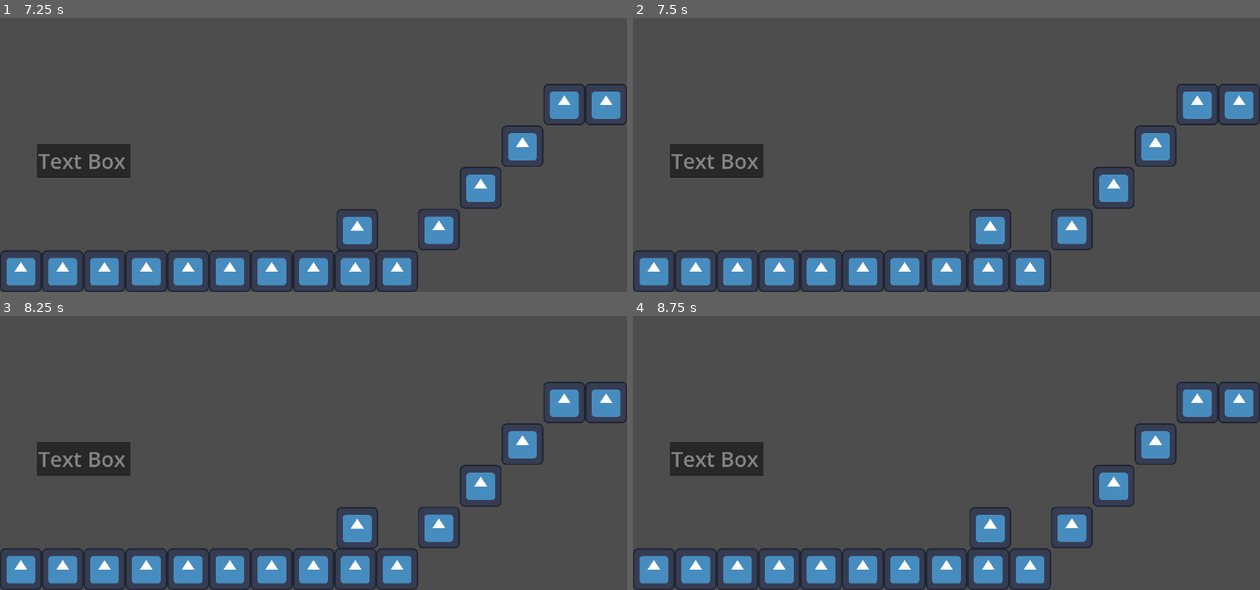
Above: before the commit, frames 1-4 (two rows, left to right).
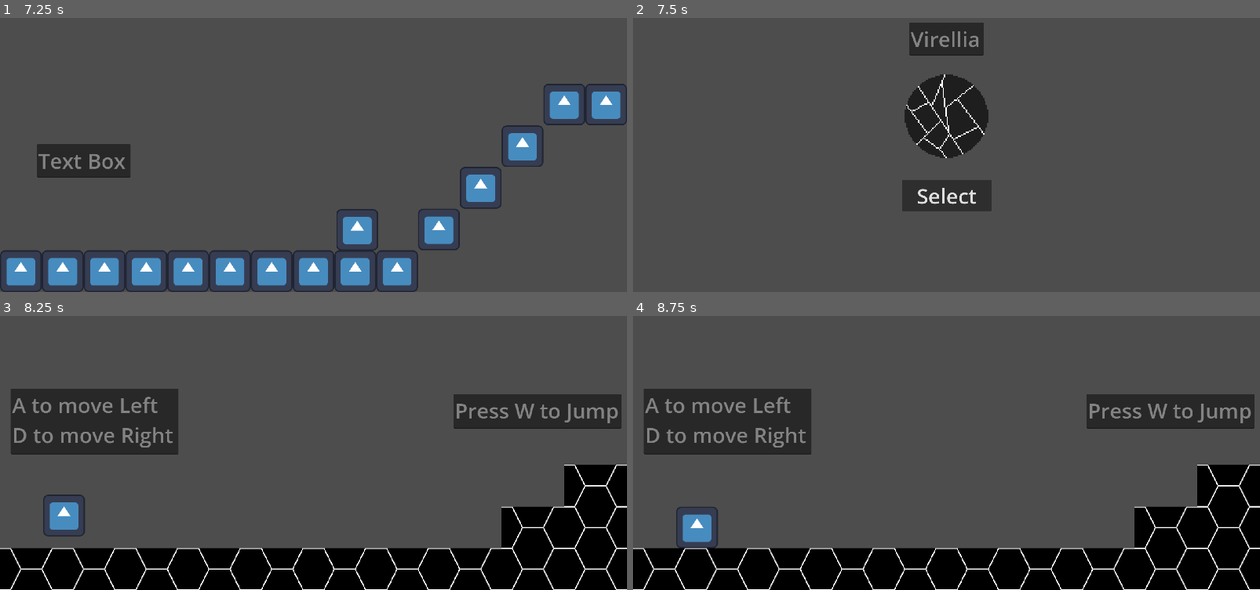
Above: after the commit, the same moments.

Repository: Shadow-Diamond/Platformer
Game: Godot game, scene res://Level-Scenes/Tutorial.tscn
Same seed, same stepped clock (60 frames per second), same inputs: the game is played once before the commit and once after it. Before the commit the project has no main scene; this scene is started directly in both runs. The engine's default icon, where the game draws it, is replaced by a stand-in: a white triangle on a blue panel in a dark square.
Inputs (mouse positions are in pixels of both pictures, inside the frame that each line leads up to):
- Up to frame 1 (7.25 s): hold D (Right) 0.53-2.03 s; tap W (Up) at 0.77, 1.52, 3.02, 3.77, 4.52, 6.02, 6.77 s; hold A (Left) 2.03-2.78 s; hold D (Right) 2.78-4.28 s; tap Enter at 4.25, 6.5 s; hold A (Left) 4.28-5.03 s; hold D (Right) 5.03-5.78 s; tap Space at 5.75 s; hold A (Left) from 5.78 s (still down)
- Up to frame 2 (7.5 s): tap Space at 7.25 s; release A (Left) at 7.28 s; hold D (Right) from 7.28 s (still down)
- Up to frame 3 (8.25 s): tap W (Up) at 7.52 s; release D (Right) at 8 s; click (313, 494) at 8 s, where only the run after the commit has a clickable "Select"
- Up to frame 4 (8.75 s): no input

Frame 1 is identical in both runs. In frame 2, 17% of the frame differs, in the area x 0-100%, y 1-100%; in frame 3, 33%, in the area x 0-100%, y 24-100%; in frame 4, 33%.

Commit message:
Many Things
Started tutorial level, added level select, made it so when the player dies the camera doesn't follow them into the void, and added a GameManager

Diff:
--- a/Character-Scenes/Enemy-Scenes/Virellia/Shardback_Crawler.tscn
+++ b/Character-Scenes/Enemy-Scenes/Virellia/Shardback_Crawler.tscn
@@ -1,7 +1,7 @@
 [gd_scene load_steps=16 format=3 uid="uid://n8w37b6pwmen"]
 
 [ext_resource type="Script" uid="uid://35ffb8r8ldlu" path="res://Scripts/Virellia/shardback_crawler.gd" id="1_vk2dh"]
-[ext_resource type="Texture2D" uid="uid://di7u3ure5gtnt" path="res://Textures/Virellia/Enemy_Textures/Shardback_Crawler.png" id="2_d572j"]
+[ext_resource type="Texture2D" uid="uid://di7u3ure5gtnt" path="res://Textures/Virellia/enemy_textures/Shardback_Crawler.png" id="2_d572j"]
 
 [sub_resource type="AtlasTexture" id="AtlasTexture_55rtx"]
 atlas = ExtResource("2_d572j")
--- a/Character-Scenes/Player-Scenes/Player.tscn
+++ b/Character-Scenes/Player-Scenes/Player.tscn
@@ -51,8 +51,9 @@
 wait_time = 0.5
 one_shot = true
 
-[node name="respawn_delay" type="Timer" parent="."]
+[node name="restart_timer" type="Timer" parent="."]
+wait_time = 3.0
 one_shot = true
 
 [connection signal="timeout" from="death_delay" to="." method="_on_death_delay_timeout"]
-[connection signal="timeout" from="respawn_delay" to="." method="_on_respawn_delay_timeout"]
+[connection signal="timeout" from="restart_timer" to="." method="restart"]
--- /dev/null
+++ b/Level-Scenes/LevelSelect.tscn
@@ -0,0 +1,43 @@
+[gd_scene load_steps=3 format=3 uid="uid://db5iqo73sxwwa"]
+
+[ext_resource type="Script" uid="uid://54rojnvcotxl" path="res://Scripts/level_select.gd" id="1_avrp6"]
+[ext_resource type="Texture2D" uid="uid://q40w3652nrq3" path="res://Textures/Virellia/other_textures/Virellia.png" id="2_gy62r"]
+
+[node name="LevelSelect" type="Node2D"]
+script = ExtResource("1_avrp6")
+
+[node name="Virellia" type="Node2D" parent="."]
+
+[node name="Sprite2D" type="Sprite2D" parent="Virellia"]
+scale = Vector2(4, 4)
+texture = ExtResource("2_gy62r")
+
+[node name="TextEdit" type="TextEdit" parent="Virellia"]
+offset_left = -114.0
+offset_top = -288.0
+offset_right = 114.0
+offset_bottom = -187.0
+theme_override_font_sizes/font_size = 64
+text = "Virellia"
+editable = false
+context_menu_enabled = false
+emoji_menu_enabled = false
+shortcut_keys_enabled = false
+selecting_enabled = false
+deselect_on_focus_loss_enabled = false
+drag_and_drop_selection_enabled = false
+virtual_keyboard_enabled = false
+middle_mouse_paste_enabled = false
+empty_selection_clipboard_enabled = false
+
+[node name="Camera2D" type="Camera2D" parent="."]
+
+[node name="Button" type="Button" parent="Camera2D"]
+offset_left = -136.0
+offset_top = 196.0
+offset_right = 138.0
+offset_bottom = 292.0
+theme_override_font_sizes/font_size = 64
+text = "Select"
+
+[connection signal="pressed" from="Camera2D/Button" to="." method="_on_button_pressed"]
--- a/Level-Scenes/Virellia.tscn
+++ b/Level-Scenes/Virellia/Virellia_1.tscn
@@ -1,8 +1,9 @@
-[gd_scene load_steps=4 format=4 uid="uid://d1mq3j5dynrpm"]
+[gd_scene load_steps=5 format=4 uid="uid://d1mq3j5dynrpm"]
 
 [ext_resource type="PackedScene" uid="uid://crrp8ng8lxo4o" path="res://TileMaps/Virellia_Ground.tscn" id="1_vupj3"]
 [ext_resource type="PackedScene" uid="uid://ir14n1jx3qm8" path="res://Character-Scenes/Player-Scenes/Player.tscn" id="3_jpxfj"]
 [ext_resource type="PackedScene" uid="uid://n8w37b6pwmen" path="res://Character-Scenes/Enemy-Scenes/Virellia/Shardback_Crawler.tscn" id="3_vupj3"]
+[ext_resource type="Script" uid="uid://bmxq284f3n4f2" path="res://Scripts/follow_cam.gd" id="4_21lb3"]
 
 [node name="Virellia" type="Node2D"]
 
@@ -14,4 +15,44 @@
 Jump_Velocity = 960.0
 
 [node name="ShardbackCrawler" parent="." instance=ExtResource("3_vupj3")]
-position = Vector2(1365, -377)
+position = Vector2(2489, -755)
+
+[node name="TextEdit" type="TextEdit" parent="."]
+offset_left = 33.0
+offset_top = -619.0
+offset_right = 547.0
+offset_bottom = -417.0
+theme_override_font_sizes/font_size = 64
+text = "A to move Left
+D to move Right"
+editable = false
+context_menu_enabled = false
+emoji_menu_enabled = false
+shortcut_keys_enabled = false
+selecting_enabled = false
+deselect_on_focus_loss_enabled = false
+drag_and_drop_selection_enabled = false
+virtual_keyboard_enabled = false
+middle_mouse_paste_enabled = false
+empty_selection_clipboard_enabled = false
+
+[node name="TextEdit2" type="TextEdit" parent="."]
+offset_left = 1389.0
+offset_top = -602.0
+offset_right = 1903.0
+offset_bottom = -496.0
+theme_override_font_sizes/font_size = 64
+text = "Press W to Jump"
+editable = false
+context_menu_enabled = false
+emoji_menu_enabled = false
+shortcut_keys_enabled = false
+selecting_enabled = false
+deselect_on_focus_loss_enabled = false
+drag_and_drop_selection_enabled = false
+virtual_keyboard_enabled = false
+middle_mouse_paste_enabled = false
+empty_selection_clipboard_enabled = false
+
+[node name="Camera2D" type="Camera2D" parent="."]
+script = ExtResource("4_21lb3")
--- /dev/null
+++ b/Scripts/GameManager.gd
@@ -0,0 +1,26 @@
+extends Node
+
+@onready var Levels = {
+	"Misc":{
+		"MainMenu": 1,
+		"LevelSelect": "res://Level-Scenes/LevelSelect.tscn"
+	},
+	"Virellia": {
+		1: "res://Level-Scenes/Virellia/Virellia_1.tscn"
+	}
+}
+
+var current_level = null
+
+var remaining_lives = 3
+
+func _ready():
+	current_level = Levels["Misc"]["LevelSelect"]
+
+func load_scene(scene):
+	if scene == null:
+		scene = Levels["Misc"]["MainMenu"]
+
+	current_level = scene
+	var loaded = load(scene)
+	get_tree().change_scene_to_packed(loaded)
--- a/Scripts/PlayerMovement.gd
+++ b/Scripts/PlayerMovement.gd
@@ -12,7 +12,8 @@
 
 @onready var death_delay: Timer = $death_delay
 @onready var collision_shape_2d: CollisionShape2D = $CollisionShape2D
-@onready var respawn_delay: Timer = $respawn_delay
+@onready var restart_timer = $restart_timer
+
 
 var dead = false
 var health = 1
@@ -59,7 +60,8 @@
 			collision_shape_2d.queue_free()
 			player_death = true
 			velocity.y = -Jump_Velocity/kill_bounce_decrease
-			respawn_delay.start()
+			main_camera.enabled = false
+			restart_timer.start()
 		velocity += get_gravity() * delta
 
 
@@ -85,5 +87,17 @@
 	death_delay_passed = true
 
 
-func _on_respawn_delay_timeout() -> void:
-	pass # Replace with function body.
+func restart():
+	if (GameManager.remaining_lives - 1) > 0:
+		GameManager.load_scene(GameManager.current_level)
+		GameManager.remaining_lives -= 1
+		print(GameManager.remaining_lives)
+	else:
+		var level = GameManager.Levels["Misc"]["LevelSelect"]
+		GameManager.load_scene(level)
+
+func death():
+	return player_death
+
+func cam_pos():
+	return self.main_camera.get_screen_center_position()
--- /dev/null
+++ b/Scripts/follow_cam.gd
@@ -0,0 +1,7 @@
+extends Camera2D
+
+@onready var player = $"../Player"
+
+func _physics_process(_delta):
+	if !player.death():
+		self.global_position = player.cam_pos()
--- /dev/null
+++ b/Scripts/level_select.gd
@@ -0,0 +1,31 @@
+extends Node2D
+
+@onready var virellia = $Virellia
+@onready var camera = $Camera2D
+@onready var planets = []
+
+var cur_planet = null
+var cur_planet_index = 0
+var planet_list_size = null
+
+func _ready():
+	planets.append(virellia)
+	cur_planet = planets[0]
+	planet_list_size = planets.size()
+
+func _physics_process(_delta):
+	if Input.is_action_just_pressed("Right"):
+		var newIndex = cur_planet_index + 1
+		if newIndex < planet_list_size:
+			cur_planet_index = newIndex
+			cur_planet = planets[newIndex]
+			camera.position.x = cur_planet.position.x
+	elif Input.is_action_just_pressed("Left"):
+		var newIndex = cur_planet_index - 1
+		if newIndex >= 0:
+			cur_planet_index = newIndex
+			cur_planet = planets[newIndex]
+			camera.position.x = cur_planet.position.x
+
+func _on_button_pressed():
+	GameManager.load_scene(GameManager.Levels["Virellia"][1])
--- a/TileMaps/Virellia_Ground.tscn
+++ b/TileMaps/Virellia_Ground.tscn
@@ -1,6 +1,6 @@
 [gd_scene load_steps=4 format=3 uid="uid://crrp8ng8lxo4o"]
 
-[ext_resource type="Texture2D" uid="uid://b6imw6oceduil" path="res://Textures/Virellia/Ground_textures/silver-black_Hex_tiles.png" id="1_hsfuu"]
+[ext_resource type="Texture2D" uid="uid://b6imw6oceduil" path="res://Textures/Virellia/ground_textures/silver-black_Hex_tiles.png" id="1_hsfuu"]
 
 [sub_resource type="TileSetAtlasSource" id="TileSetAtlasSource_uxngc"]
 texture = ExtResource("1_hsfuu")
--- a/project.godot
+++ b/project.godot
@@ -11,8 +11,13 @@
 [application]
 
 config/name="Platformer"
+run/main_scene="uid://db5iqo73sxwwa"
 config/features=PackedStringArray("4.4", "Mobile")
 config/icon="res://icon.svg"
+
+[autoload]
+
+GameManager="*res://Scripts/GameManager.gd"
 
 [display]
 
Not shown, added: Scripts/GameManager.gd.uid
Not shown, added: Scripts/follow_cam.gd.uid
Not shown, added: Scripts/level_select.gd.uid
Not shown, changed: Textures/Virellia/Enemy_Textures/Shardback_Crawler.png.import
Binary file added: Textures/Virellia/other_textures/Virellia.png
Not shown, changed: Textures/Virellia/other_textures/Virellia.png.import
Not shown, added: Level-Scenes/LevelSelect.tscn2677813700.tmp
Not shown, added: Level-Scenes/LevelSelect.tscn4159173178.tmp
Not shown, added: Level-Scenes/LevelSelect.tscn4734957541.tmp
